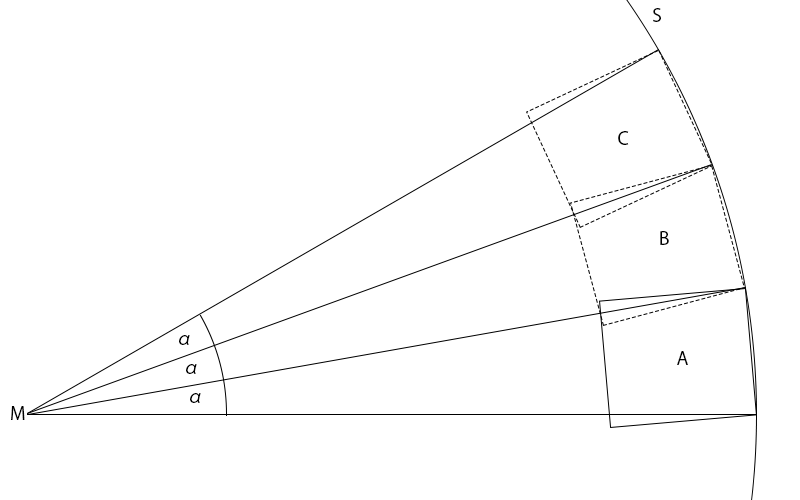
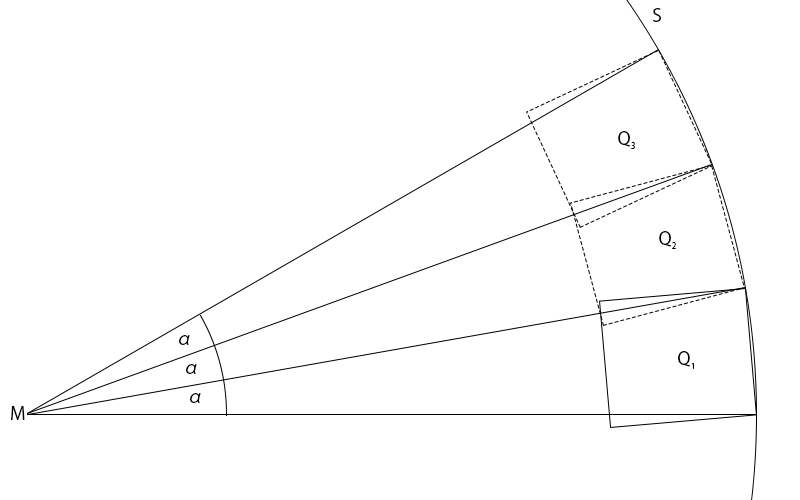
Comparing the layer stacks of the two 800 x 500 images. Changes:
painted on "Rectangle 1 copy" over (659, 231, 676, 249)
added layer "3" above "2" over (631, 142, 635, 149)
added layer "2" above "1" over (672, 242, 676, 249)
added layer "1" above "Q" over (691, 363, 694, 369)
renamed "C" to "Q", painted on it over (618, 131, 630, 147)
renamed "B" to "Q", painted on it over (659, 231, 671, 247)
renamed "A" to "Q", painted on it over (677, 351, 690, 367)
